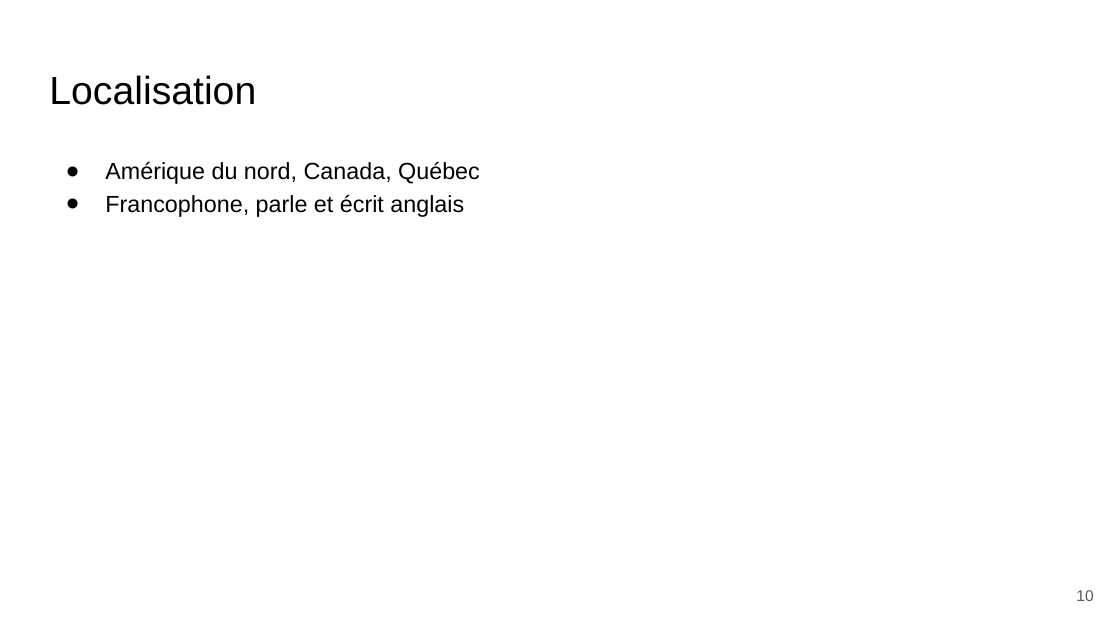
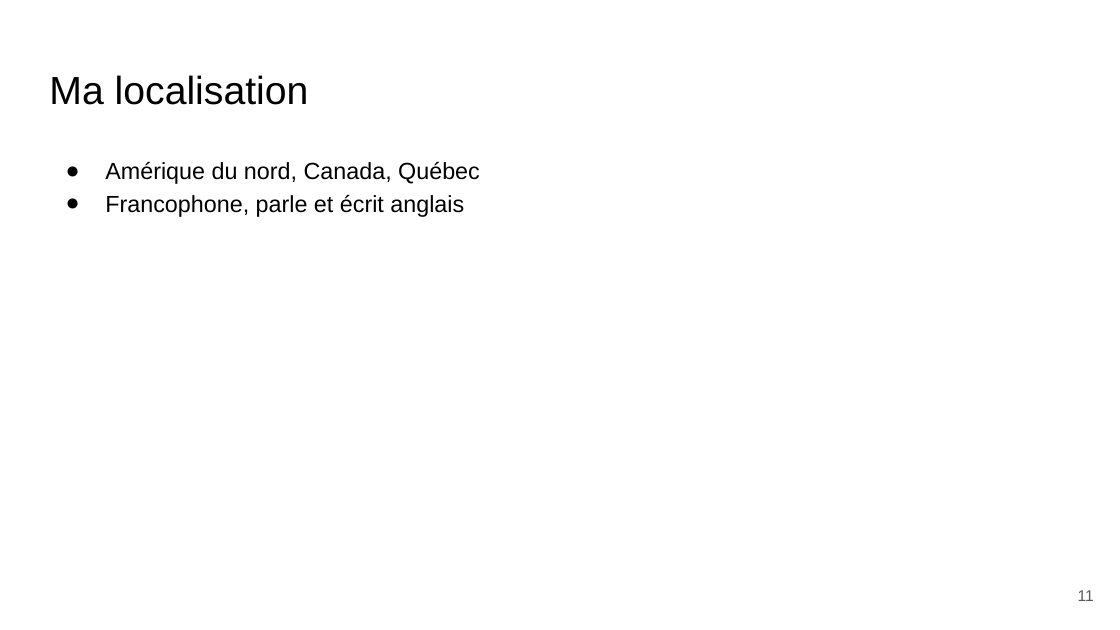
Before and after one commit to vince7lf/vince7lf.github.io, a slide deck: slide 11 of assets/Presentation CV Vincent Le Falher.pptx (slide 10 before the commit). Drawn at 1120x630 pixels with LibreOffice and Linux fonts; fonts in the diff are those of the drawing. Boxes give left, top, right and bottom in pixels: in the first picture for what was removed or moved away, otherwise in the second. Text is boxed around its words. In the diff, an @@ line names an element or a change of style, - is before the commit and + after.

```diff
--- a/assets/Presentation CV Vincent Le Falher.pptx
+++ b/assets/Presentation CV Vincent Le Falher.pptx
@@ title at (49,75,309,105): text changed @@
-Localisation
+Ma localisation
@@ page number at (1078,590,1094,601): text changed @@
-10
+11
```
Also in this commit, not shown: 10 other slides changed, 1 slide added, 1 other file.
